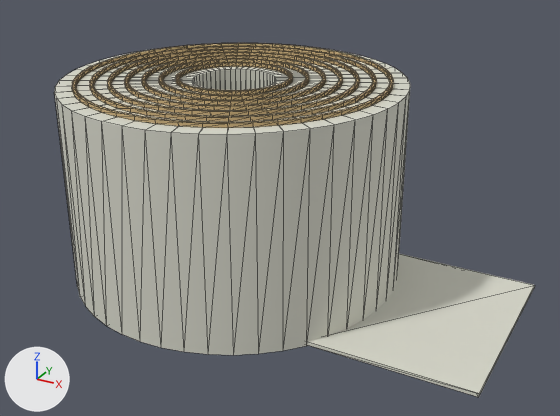
A saved change to the glTF model packages/deadvox/src/content/base/assets/models/bandage.glb.
Camera for both pictures: a 50 mm lens placed at (0.0879, -0.1394, 0.0869), pointed at (0.0128, -0.0028, 0.0186). Arrows for +X, +Y and +Z are at lower left; the lights stay in place. The older version comes first. Mesh edges are drawn as thin lines. Where no turn or scale is listed for an object, it has been applied to the vertices. Vertices at exactly the same position are counted once.

In view in the first picture: 'body:woundRoll'.
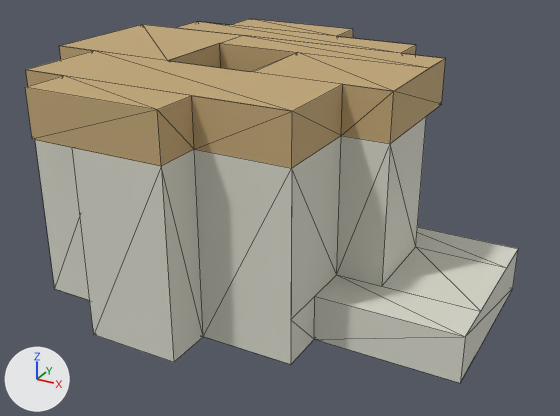
What differs and where, as boxes [x1, y1, x2, y2] in the pictures (560 x 416 px):
```json
{"object": "body:woundRoll", "change": "reshaped", "before": [54, 43, 535, 397], "after": [25, 19, 518, 383]}
{"part": 1, "of": "me_body_woundroll", "change": "rebuilt", "before": [54, 45, 410, 355], "after": [25, 19, 518, 383], "on screen": "38% wider, 17% taller"}
{"part": 2, "of": "me_body_woundroll", "change": "deleted", "before": [72, 43, 535, 397]}
```

Scene script edits in JSON lines:
```json
{"block": "me_body_woundroll", "where": "# used by ob_body_woundroll; location = (0.0, 0.0, 0.0)"}
{"op": "remove", "block": "me_body_woundroll", "code": "me_body_woundroll.from_pydata(...)  # 1544 vertices, 3084 faces; spans x -0.0375..0.0642, y -0.0375..0.0375, z 0.0..0.0458"}
{"op": "add", "block": "me_body_woundroll", "code": "me_body_woundroll.from_pydata(...)  # 97 vertices, 150 faces; spans x -0.04..0.06, y -0.04..0.04, z 0.0..0.05"}
{"block": "me_body_woundroll", "change": "me_body_woundroll part 1: the loose piece of 192 vertices spanning x -0.0375..0.0375, y -0.0375..0.0375, z 0.0..0.045 is rebuilt with 97 vertices and now spans x -0.04..0.06, y -0.04..0.04, z 0.0..0.05"}
{"block": "me_body_woundroll", "change": "me_body_woundroll part 2: 8 loose pieces with 1352 vertices, spanning x -0.0339..0.0642, y -0.0339..0.0339, z 0.0..0.0458, are deleted"}
```
